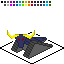
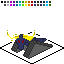
Revision of a layered 64 x 64 image; what changed, layer by layer:
added layer "outline_2" above "outline_1" over left=7, top=31, right=50, bottom=57
added layer "head_2" above "head_1" over left=8, top=32, right=35, bottom=50
added layer "legs_front_2" above "legs front_1" over left=23, top=40, right=50, bottom=57
added layer "body_2" above "body_1" over left=19, top=38, right=47, bottom=52
added layer "legs_back_2" above "legs back_1" over left=11, top=34, right=41, bottom=53
